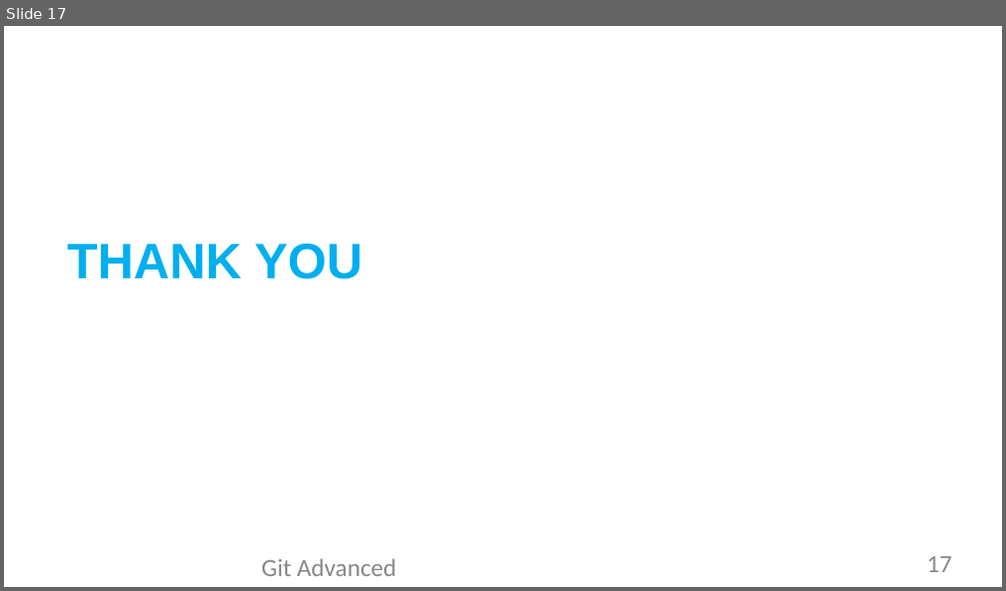
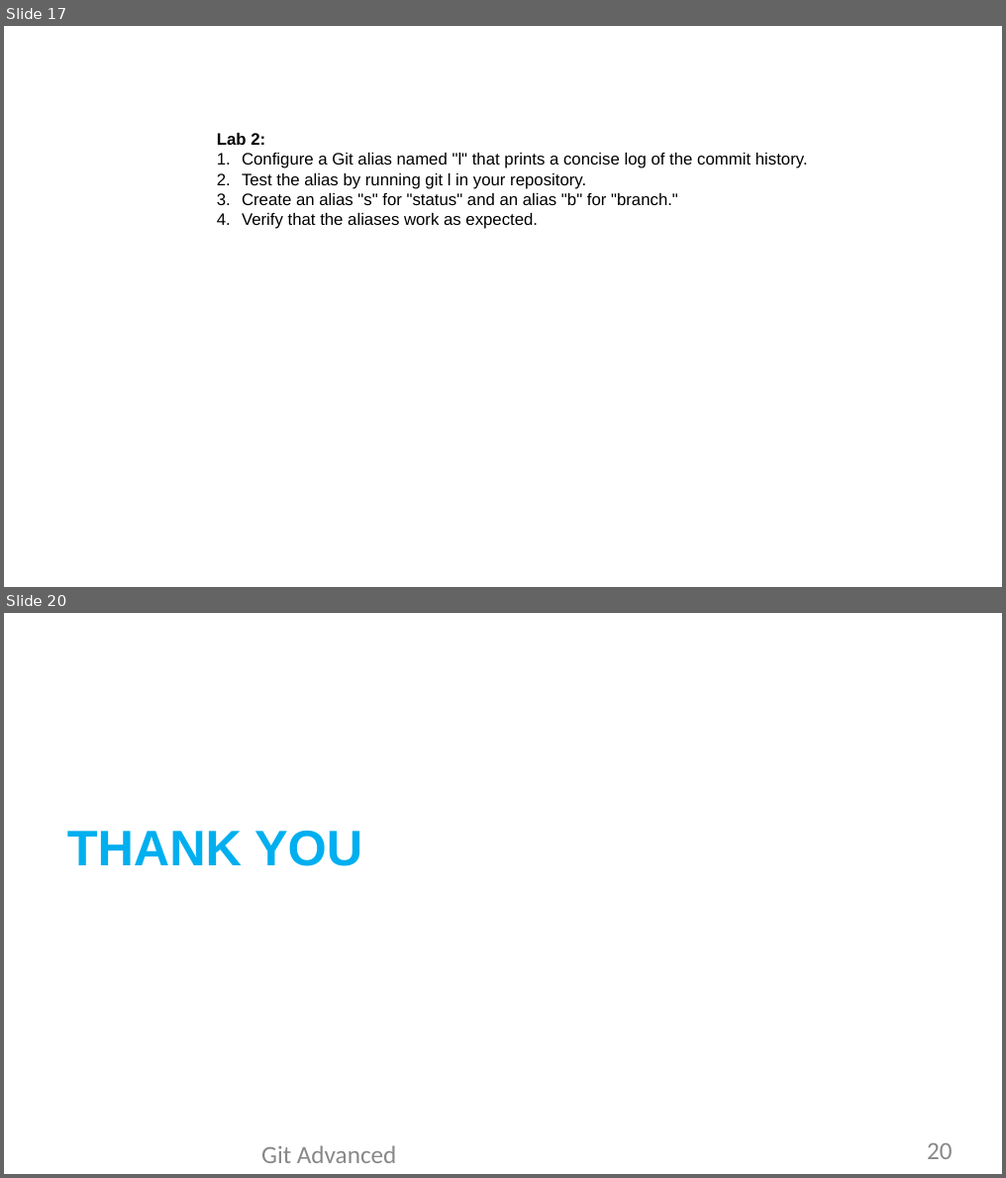
Before and after one commit to yashkumar0042/python, a slide deck: git/sessions/Day3-Session1-gitBasicToAdvanced.pptx. Shown one above the other, each under a label of ours: slide 17 before the commit, slides 17 and 20 after it; the slides between them are not shown. The pictures are 1006x591 and 1006x1178 pixels, drawn with LibreOffice and Linux fonts; fonts in the diff are those of the drawing; background and template pictures are left out. Boxes give left, top, right and bottom in pixels: in the first picture for what was removed or moved away, otherwise in the second. Text is boxed around its words. In the diff, an @@ line names an element or a change of style, - is before the commit and + after.

```diff
--- a/git/sessions/Day3-Session1-gitBasicToAdvanced.pptx
+++ b/git/sessions/Day3-Session1-gitBasicToAdvanced.pptx
@@ slide 17 added at (4,26,1002,587), background picture (left out) @@
@@ text added at (217,133,808,229), 12 pt, text #000000 @@
+Lab 2:
+1. Configure a Git alias named "l" that prints a concise log of the commit history.
+2. Test the alias by running git l in your repository.
+3. Create an alias "s" for "status" and an alias "b" for "branch."
+4. Verify that the aliases work as expected.
@@ title added at (332,153,391,165), 30 pt, text #FFFFFF, bold @@
+Labs- git alias
@@ what was slide 17 is now slide 20 @@
@@ page number at (927,1144,952,1159): text changed @@
-17
+20
```
Also in this commit, not shown: 1 slide changed, 3 other slides added, 1 slide removed.
